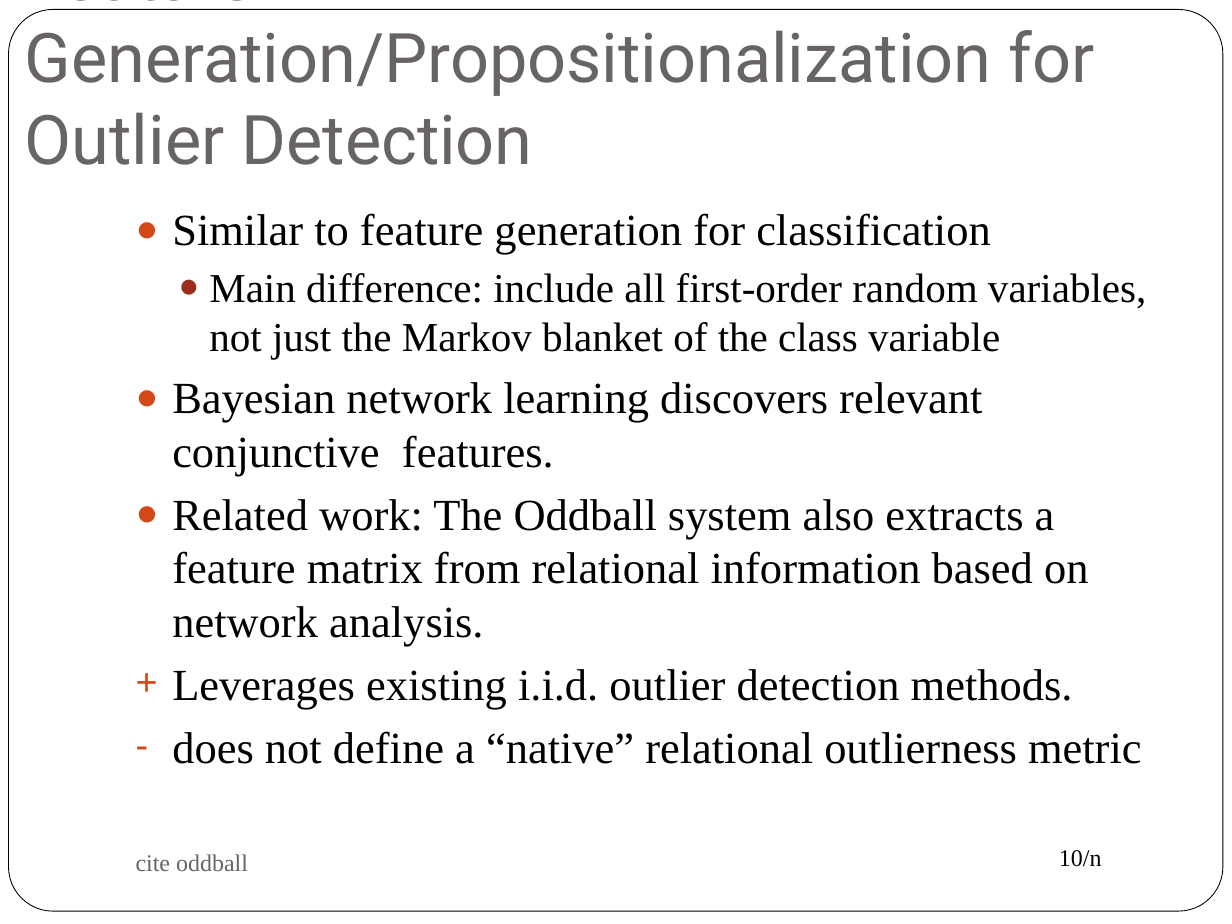
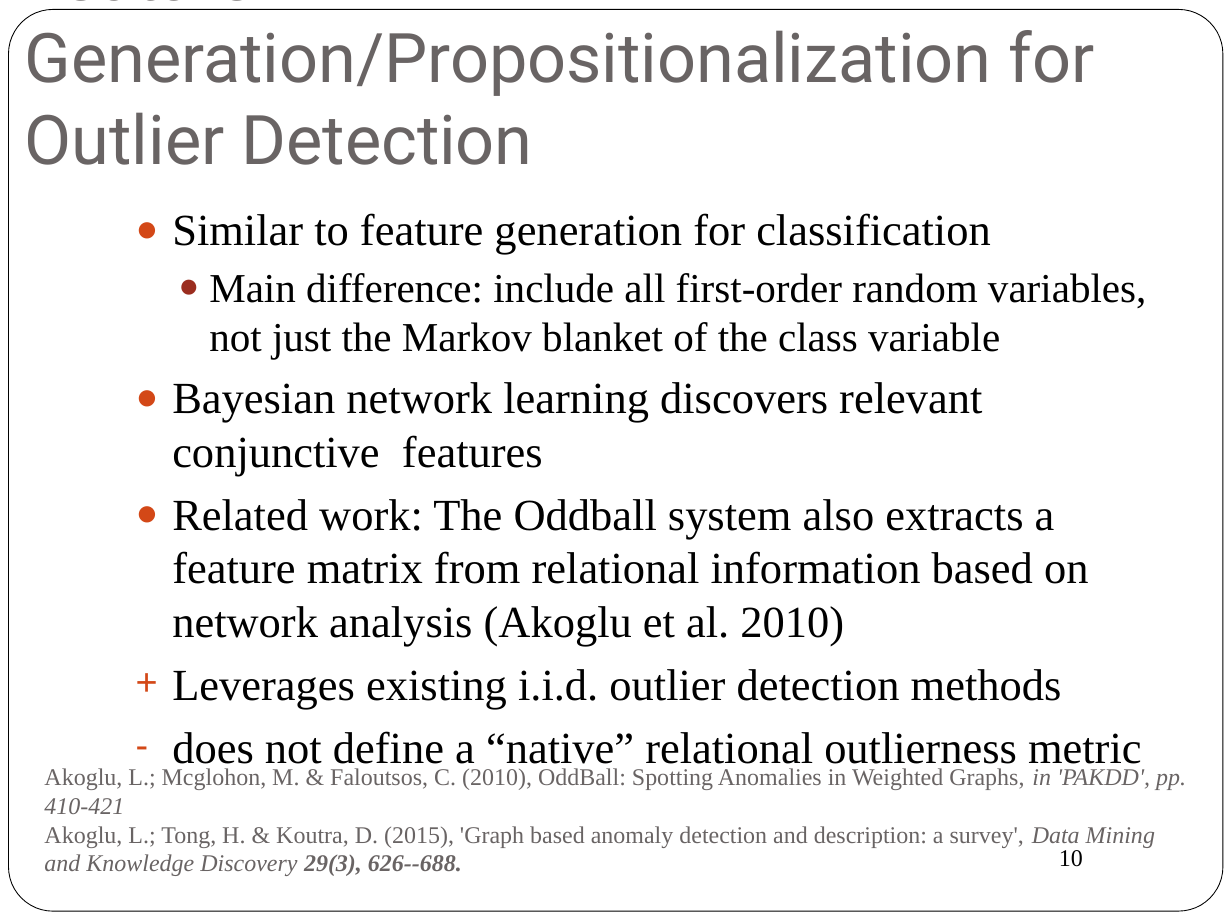
Before and after one commit to oschulte/srl-tutorial-slides, a slide deck: slide 10 of ch6-anomaly.pptx. Drawn at 1232x924 pixels with LibreOffice and Linux fonts; fonts in the diff are those of the drawing. Boxes give left, top, right and bottom in pixels: in the first picture for what was removed or moved away, otherwise in the second. Text is boxed around its words. In the diff, an @@ line names an element or a change of style, - is before the commit and + after.

Commit message:
updating slides

```diff
--- a/ch6-anomaly.pptx
+++ b/ch6-anomaly.pptx
@@ text at (x1=172, y1=382, x2=1088, y2=709): text changed @@
-● Bayesian network learning discovers relevant conjunctive features.
-● Related work: The Oddball system also extracts a feature matrix from relational information based on network analysis.
-+ Leverages existing i.i.d. outlier detection methods.
+● Bayesian network learning discovers relevant conjunctive features
+● Related work: The Oddball system also extracts a feature matrix from relational information based on network analysis (Akoglu et al. 2010)
++ Leverages existing i.i.d. outlier detection methods
@@ text at (x1=44, y1=768, x2=1186, y2=876): text changed @@
-cite oddball
+Akoglu, L.; Mcglohon, M. & Faloutsos, C. (2010), OddBall: Spotting Anomalies in Weighted Graphs, in 'PAKDD', pp. 410-421
+Akoglu, L.; Tong, H. & Koutra, D. (2015), 'Graph based anomaly detection and description: a survey', Data Mining and Knowledge Discovery 29(3), 626--688.
@@ page number at (x1=1059, y1=850, x2=1083, y2=867): text changed @@
-10/n
+10
```
Also in this commit, not shown: 21 other slides changed, 2 slides added, 2 slides removed.
